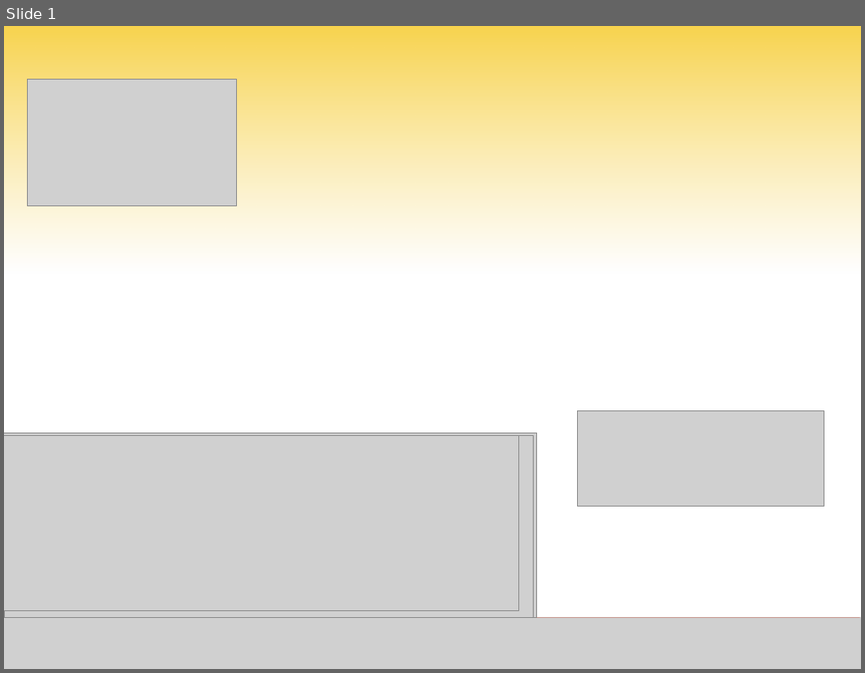
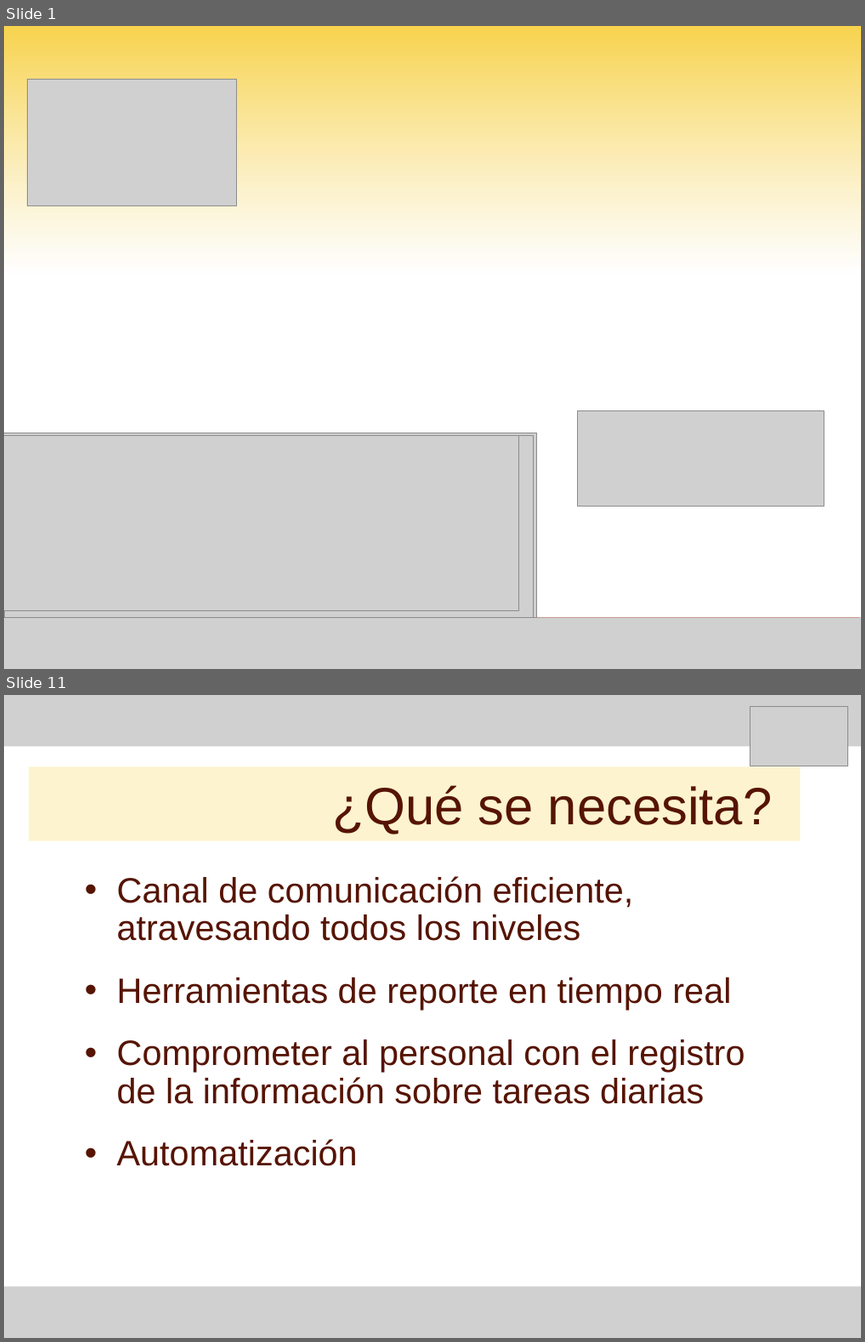
Before and after one commit to Letractively/proyunlam, a slide deck: Documentacion/97 - Exposicion/Presentacion producto.ppt. Shown one above the other, each under a label of ours: slide 1 before the commit, slides 1 and 11 after it; the slides between them are not shown. The pictures are 865x673 and 865x1342 pixels, drawn with LibreOffice and Linux fonts; fonts in the diff are those of the drawing; grey boxes stand for pictures. Boxes give left, top, right and bottom in pixels: in the first picture for what was removed or moved away, otherwise in the second. Text is boxed around its words. In the diff, an @@ line names an element or a change of style, - is before the commit and + after.

```diff
--- a/Documentacion/97 - Exposicion/Presentacion producto.ppt
+++ b/Documentacion/97 - Exposicion/Presentacion producto.ppt
@@ slide 11 added at (4, 695, 861, 1338), background #FFFFFF @@
@@ picture added at (4, 695, 861, 746) @@
@@ picture added at (749, 707, 847, 766) @@
@@ title added at (29, 767, 800, 841), fill #FBE389 at 40% opacity, 44 pt, text #561403 @@
+¿Qué se necesita?
@@ text added at (117, 876, 744, 1166), 29.6 pt, text #561403 @@
+• Canal de comunicación eficiente, atravesando todos los niveles
+• Herramientas de reporte en tiempo real
+• Comprometer al personal con el registro de la información sobre tareas diarias
+• Automatización
@@ picture added at (4, 1287, 861, 1338) @@
```
Also in this commit, not shown: 12 other slides added.
